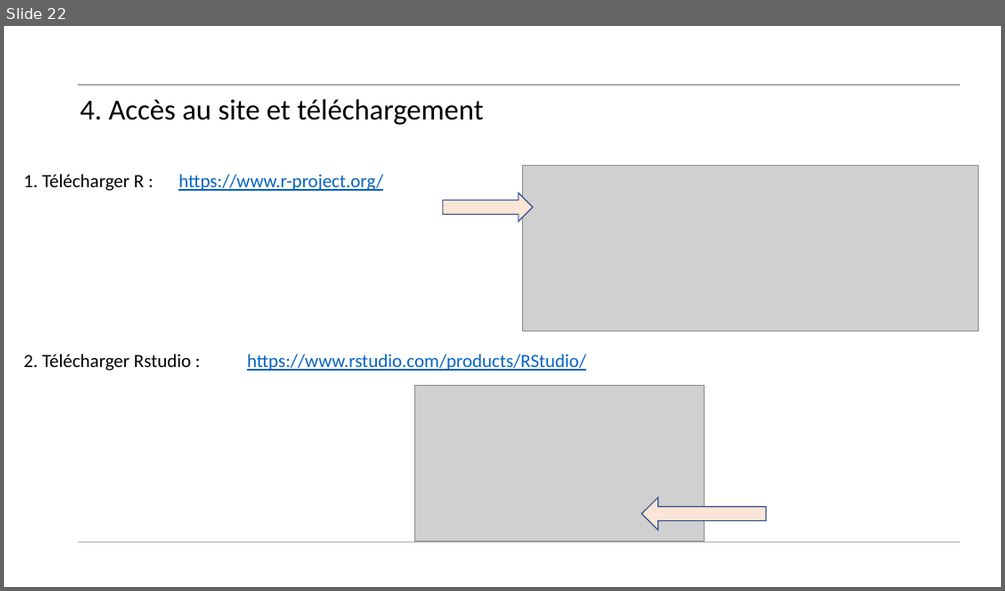
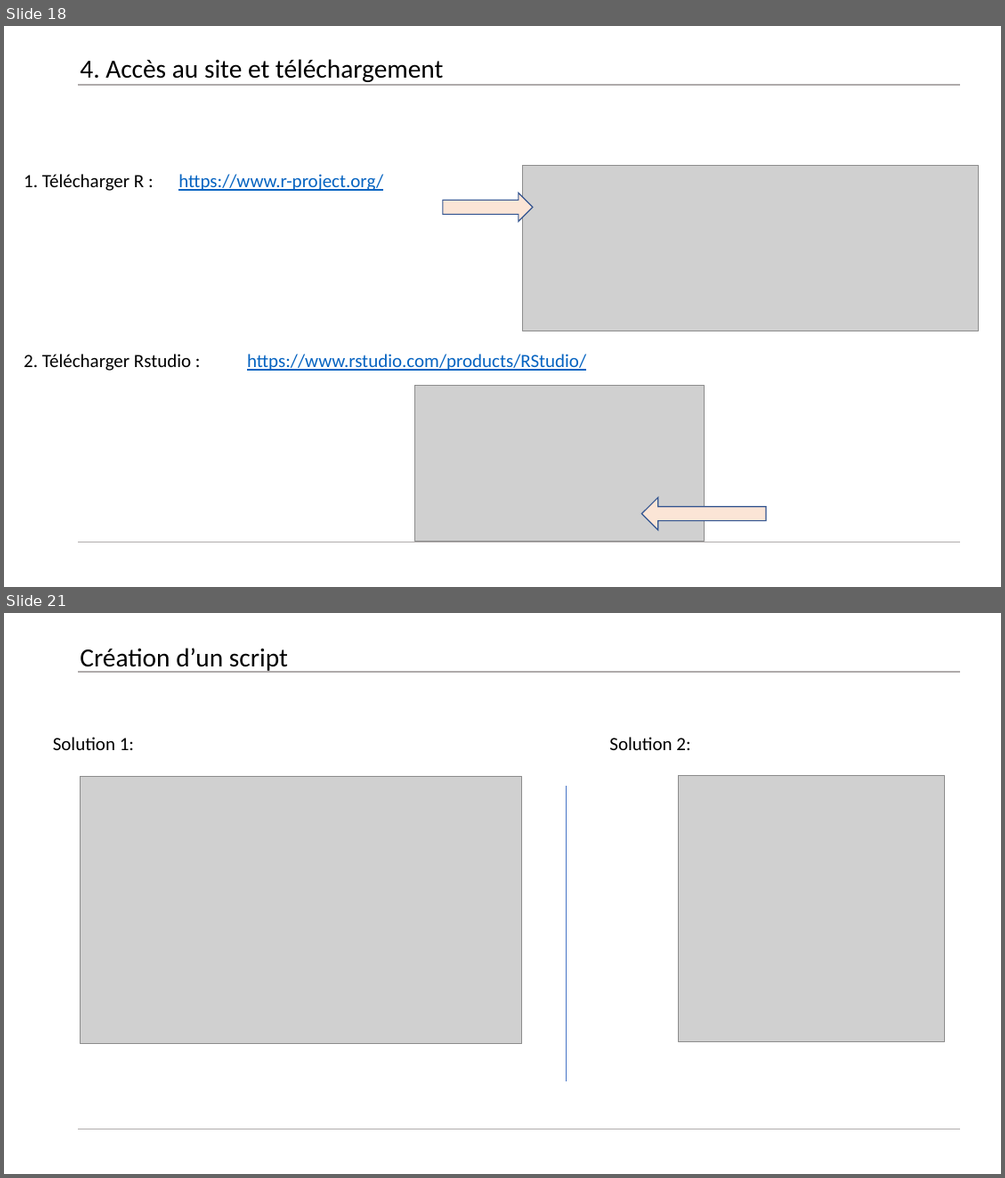
Before and after one commit to Arkantick/Enseignement_EPSI_LangageR, a slide deck: EPSI/Environnement_R_Cours.pptx. Shown one above the other, each under a label of ours: slide 22 before the commit, slides 18 and 21 after it; the slides between them are not shown. The pictures are 1005x591 and 1005x1178 pixels, drawn with LibreOffice and Linux fonts; fonts in the diff are those of the drawing; grey boxes stand for pictures. Boxes give left, top, right and bottom in pixels: in the first picture for what was removed or moved away, otherwise in the second. Text is boxed around its words. In the diff, an @@ line names an element or a change of style, - is before the commit and + after.

```diff
--- a/EPSI/Environnement_R_Cours.pptx
+++ b/EPSI/Environnement_R_Cours.pptx
@@ slide 21 added at <box>4,613,1001,1174</box>, background #FFFFFF; not listed: 2 template elements that a slide beside it also shows @@
@@ title added at <box>80,648,288,673</box>, 25.2 pt, text #000000 @@
+Création d’un script
@@ text added at <box>53,737,134,750</box>, 18 pt, text #000000 @@
+Solution 1:
@@ text added at <box>609,737,690,750</box>, 18 pt, text #000000 @@
+Solution 2:
@@ picture added at <box>81,777,522,1044</box> @@
@@ line added from (566, 786) to (566, 1082), #4472C4 0.5 pt @@
@@ picture added at <box>679,776,944,1041</box> @@
@@ what was slide 22 is now slide 18 @@
@@ slide 18 changed as well @@
@@ title "4. Accès au site et ..." at <box>80,59,443,82</box>: size 28 to 25.2 pt @@
```
Also in this commit, not shown: 17 other slides changed, 25 other slides added, 2 slides removed.
